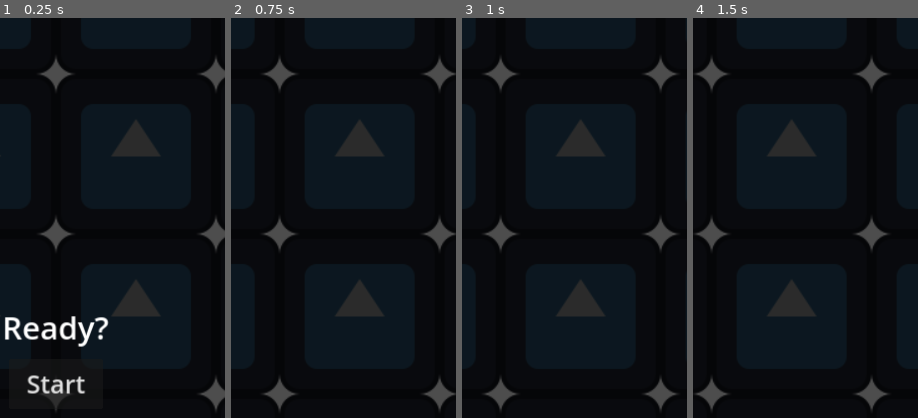
Above: before the commit, frames 1-4 (left to right).
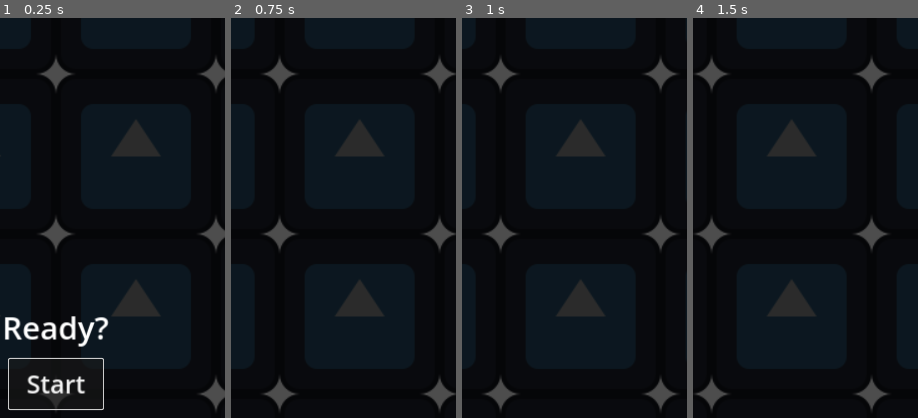
Above: after the commit, the same moments.

Repository: uwgamedev/bouncing-between-obstacles
Game: Godot game, scene res://main.tscn
The game is run twice, just before and just after one commit, with the same random seed, the same clock (stepped at 60 frames per second) and the same inputs. The engine's default icon, where the game draws it, is replaced by a stand-in: a white triangle on a blue panel in a dark square.
Inputs:
- Up to frame 1 (0.25 s): no input
- Up to frame 2 (0.75 s): click "Start" at 0.5 s
- Up to frame 3 (1 s): no input
- Up to frame 4 (1.5 s): tap Space (bounce) at 1.35 s
The pictures show only the part of the screen within x 38-88%, y 23-73%; the shares and areas given below are measured in that part.

The runs differ from the first frame. In frame 1, 0.3% of the frame differs, in the area x 3-47%, y 85-98%; in frame 2, nothing differs; in frame 3, nothing differs; in frame 4, nothing differs.

Commit message:
Fix using keyboard to press buttons

Diff:
--- a/main.gd
+++ b/main.gd
@@ -8,6 +8,7 @@
 
 func _ready():
 	get_tree().paused = true
+	%StartButton.grab_focus()
 
 
 func game_over():
@@ -16,6 +17,7 @@
 	$LoseSound.play()
 	$BackgroundMusicGame.playing = false
 	$BackgroundMusicEnd.playing = true
+	%RetryButton.grab_focus()
 
 
 func _on_player_obstacle_hit():
--- a/main.tscn
+++ b/main.tscn
@@ -5,6 +5,21 @@
 [ext_resource type="PackedScene" uid="uid://dpuuxdmw1p2w7" path="res://objects/player/player.tscn" id="3_m37ko"]
 [ext_resource type="PackedScene" uid="uid://t7dqkmoq36ej" path="res://objects/obstacle_source/obstacle_source.tscn" id="3_rr0pe"]
 [ext_resource type="PackedScene" uid="uid://ba85mva2phgdm" path="res://objects/floor/floor.tscn" id="4_uodo6"]
+
+[sub_resource type="Animation" id="Animation_fjpfn"]
+length = 0.001
+tracks/0/type = "value"
+tracks/0/imported = false
+tracks/0/enabled = true
+tracks/0/path = NodePath(".:position")
+tracks/0/interp = 1
+tracks/0/loop_wrap = true
+tracks/0/keys = {
+"times": PackedFloat32Array(0),
+"transitions": PackedFloat32Array(1),
+"update": 0,
+"values": [Vector2(0, 0)]
+}
 
 [sub_resource type="Animation" id="Animation_ra15o"]
 resource_name = "scroll_background"
@@ -21,21 +36,6 @@
 "transitions": PackedFloat32Array(1, 1),
 "update": 0,
 "values": [Vector2(0, 0), Vector2(-256, 0)]
-}
-
-[sub_resource type="Animation" id="Animation_fjpfn"]
-length = 0.001
-tracks/0/type = "value"
-tracks/0/imported = false
-tracks/0/enabled = true
-tracks/0/path = NodePath(".:position")
-tracks/0/interp = 1
-tracks/0/loop_wrap = true
-tracks/0/keys = {
-"times": PackedFloat32Array(0),
-"transitions": PackedFloat32Array(1),
-"update": 0,
-"values": [Vector2(0, 0)]
 }
 
 [sub_resource type="AnimationLibrary" id="AnimationLibrary_jq8xj"]
@@ -97,6 +97,7 @@
 vertical_alignment = 1
 
 [node name="RetryButton" type="Button" parent="GameOverScreen"]
+unique_name_in_owner = true
 process_mode = 3
 offset_left = -75.0
 offset_right = 75.0
@@ -117,6 +118,7 @@
 vertical_alignment = 1
 
 [node name="StartButton" type="Button" parent="GameStartScreen"]
+unique_name_in_owner = true
 process_mode = 3
 offset_left = -75.0
 offset_right = 75.0
